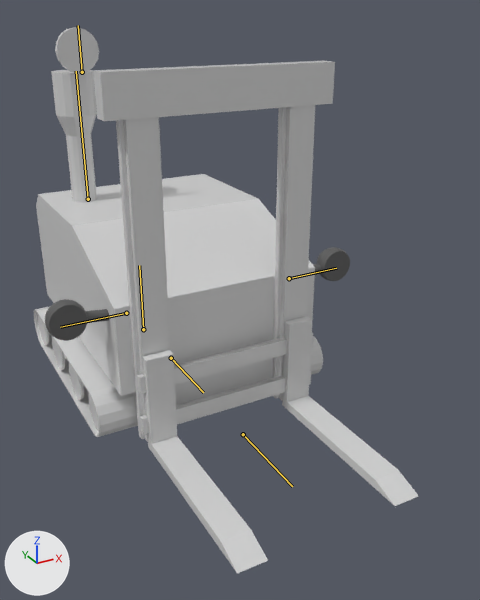
A saved change to the Blender file Assets/Models/ForkLiftTruck.blend.
Before and after are seen from a camera (50 mm lens) standing at (-3.0, -7.38, 4.32) and looking at (0.22, -1.52, 1.4). The lights are fixed; the arrows at lower left show +X, +Y and +Z. Both versions are drawn at frame 0 of the action 'LiftUp'; the numbers are the values there. The bones that bend it are drawn over the model as lines.

Objects in the first picture: 'Truck', 'Wheels'.
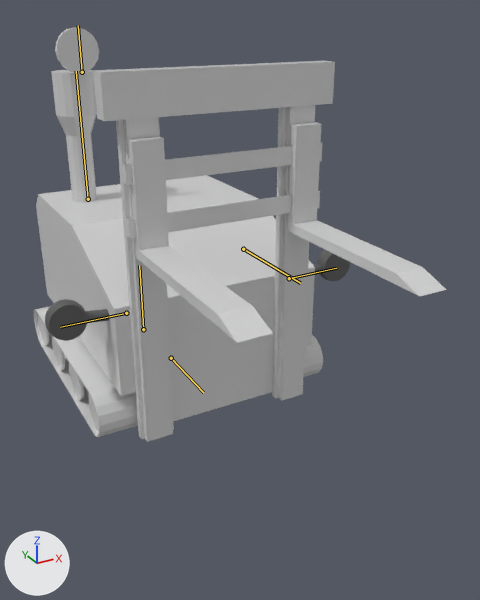
Commit message: Fix lift

Boxes (x1, y1, x2, y2) around the edits, measured in the pictures (480 x 600 px):
'Truck', posed (8% wider, 24% shorter): before (36, 27, 418, 573); after (36, 27, 447, 442)
bone 'ForkLift', root to tip: before (243, 434) to (292, 486); after (243, 249) to (300, 283)

What the commit changed:
Bone 'ForkLift' (bone_forklift) moves from (0.0, 0.0, 0.0) to (0.0, 0.0, -2.166).
